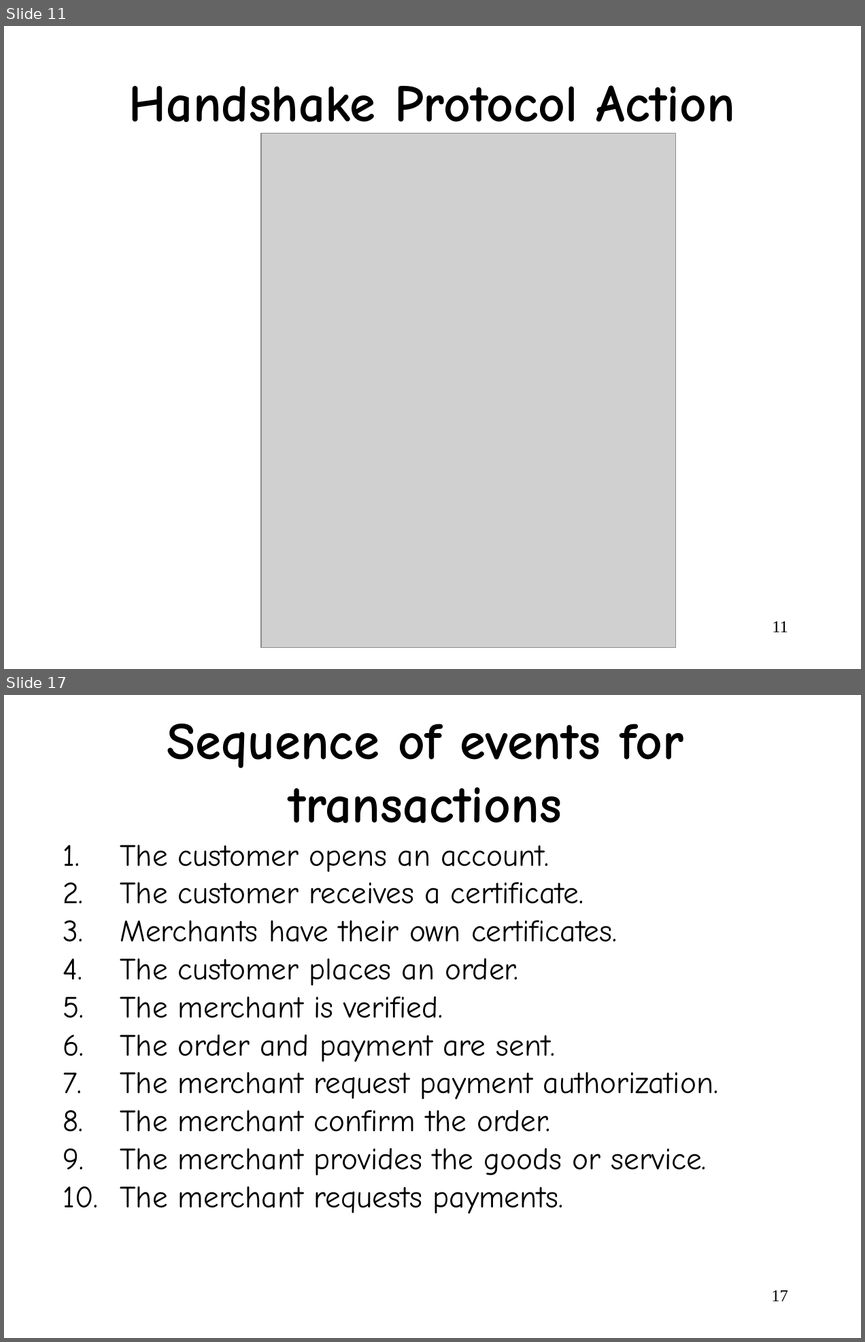
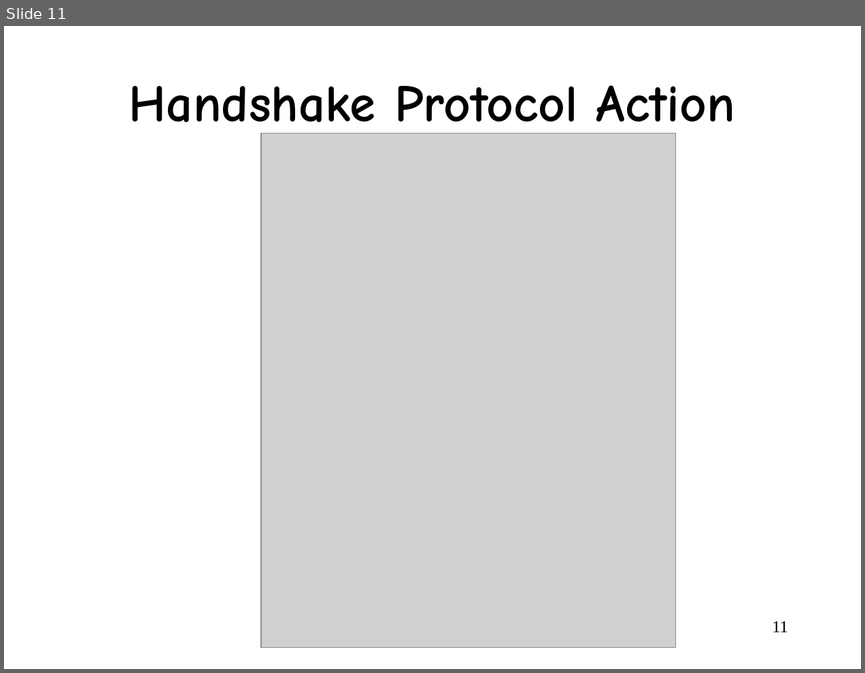
Before and after one commit to wangjin0818/Network_Security, a slide deck: week 08/Chapter 7.ppt. Shown one above the other, each under a label of ours: slides 11 and 17 before the commit, slide 11 after it; the slides between them are not shown. The pictures are 865x1342 and 865x673 pixels, drawn with LibreOffice and Linux fonts; fonts in the diff are those of the drawing; grey boxes stand for pictures. Boxes give left, top, right and bottom in pixels: in the first picture for what was removed or moved away, otherwise in the second. Text is boxed around its words. In the diff, an @@ line names an element or a change of style, - is before the commit and + after.

```diff
--- a/week 08/Chapter 7.ppt
+++ b/week 08/Chapter 7.ppt
@@ slide 17 removed at [4,695,861,1338], background #FFFFFF @@
@@ title removed at [167,724,683,823] @@
-Sequence of events for transactions
@@ text removed at [120,845,718,1213] @@
-1. The customer opens an account.
-2. The customer receives a certificate.
-3. Merchants have their own certificates.
-4. The customer places an order.
-5. The merchant is verified.
-6. The order and payment are sent.
-7. The merchant request payment authorization.
-8. The merchant confirm the order.
-9. The merchant provides the goods or service.
-10. The merchant requests payments.
@@ page number removed at [771,1290,788,1301] @@
-17
```
Also in this commit, not shown: 1 slide changed, 18 slides added, 9 other slides removed.
